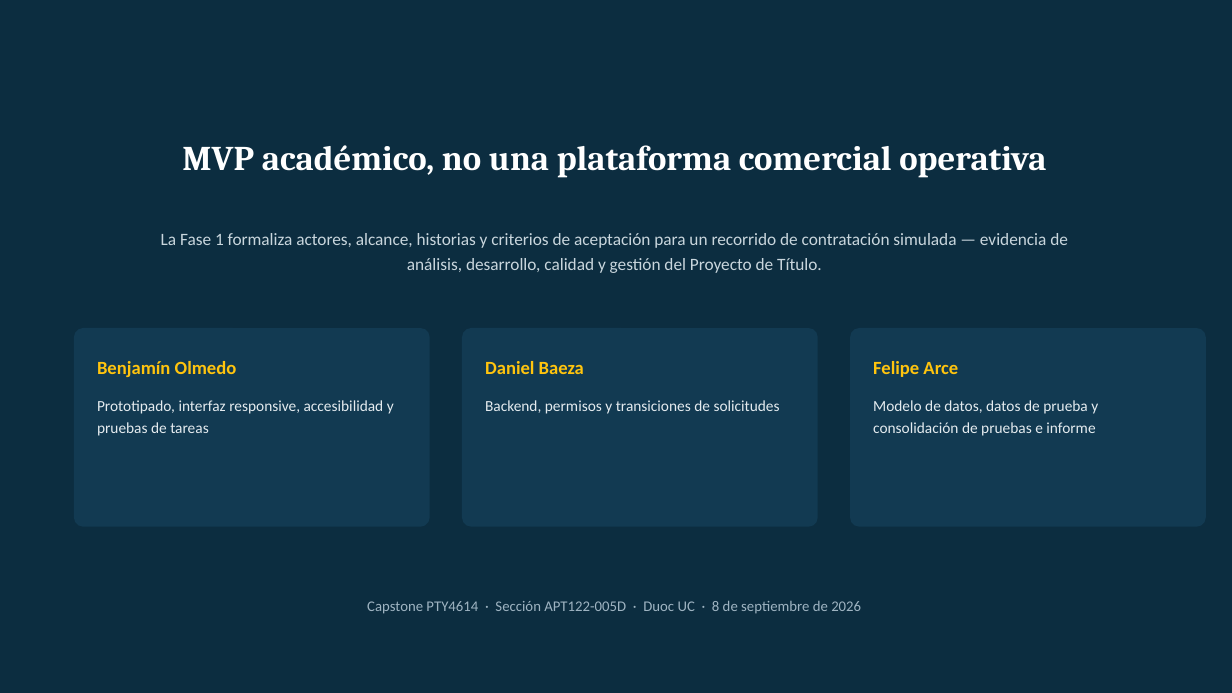
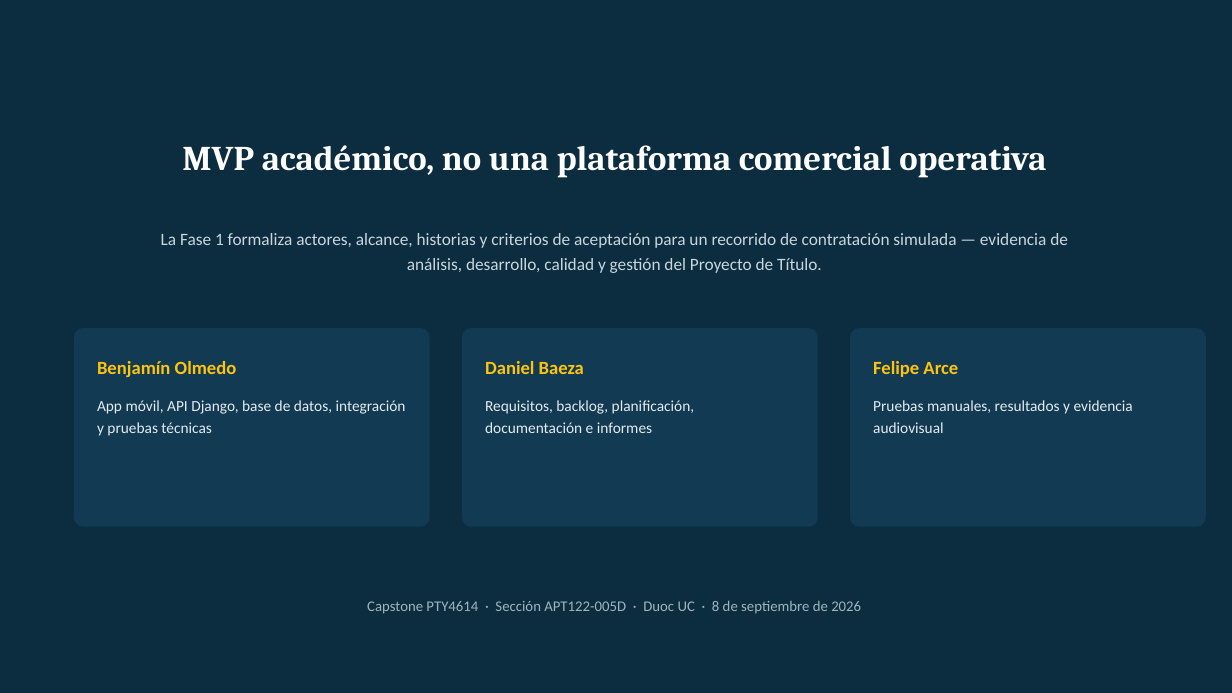
Before and after one commit to 898benja/005d_Capstone_EQUIPO_10, a slide deck: slide 8 of FASE 1/EVIDENCIAS_GRUPALES/Presentación Proyecto.pptx. Drawn at 1232x693 pixels with LibreOffice and Linux fonts; fonts in the diff are those of the drawing. Boxes give left, top, right and bottom in pixels: in the first picture for what was removed or moved away, otherwise in the second. Text is boxed around its words. In the diff, an @@ line names an element or a change of style, - is before the commit and + after.

Commit message:
Alinear Fase 1 y agregar informes individuales

```diff
--- a/FASE 1/EVIDENCIAS_GRUPALES/Presentación Proyecto.pptx
+++ b/FASE 1/EVIDENCIAS_GRUPALES/Presentación Proyecto.pptx
@@ text at [97,400,406,436]: text changed @@
-Prototipado, interfaz responsive, accesibilidad y pruebas de tareas
+App móvil, API Django, base de datos, integración y pruebas técnicas
@@ text at [485,400,695,433]: text changed @@
-Backend, permisos y transiciones de solicitudes
+Requisitos, backlog, planificación, documentación e informes
@@ text at [873,400,1133,433]: text changed @@
-Modelo de datos, datos de prueba y consolidación de pruebas e informe
+Pruebas manuales, resultados y evidencia audiovisual
```
Also in this commit, not shown: 3 other slides changed, 8 other files.
